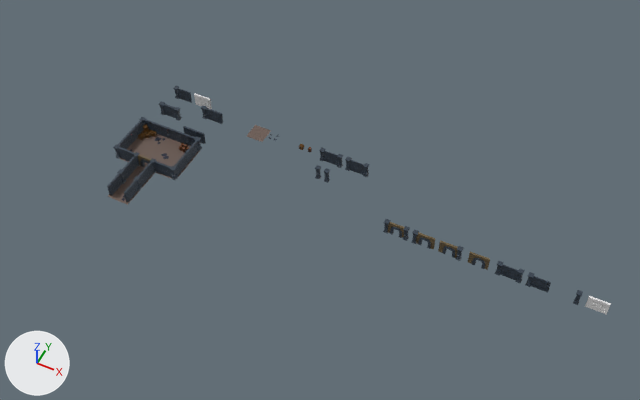
The Blender file 7_Dungeon/Pillar.blend, before and after one commit.
Before and after are seen from a 50 mm lens placed at (87.9, -104.0, 134.4), pointed at (35.6, 0.7, 3.5). Arrows for +X, +Y and +Z are at lower left; the lights stay in place.
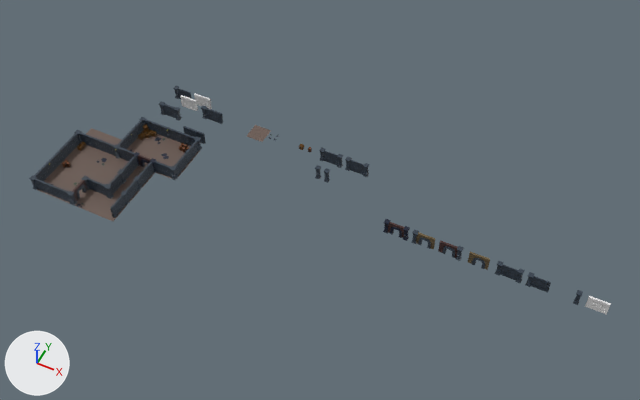
Boxes (x1, y1, x2, y2) around the edits, measured in the pictures (640 x 400 px):
'Floor Main.010', added (brown)
    after: (75, 189, 106, 213)
'Floor Main.017', added
    after: (83, 150, 116, 173)
'Floor Main.009', added
    after: (93, 197, 127, 221)
'Floor Main.013', added
    after: (51, 158, 82, 180)
'Floor Main.012', added
    after: (68, 165, 101, 184)
'Floor Main.019', added
    after: (66, 146, 96, 165)
'Wall 3.013', added
    after: (87, 178, 114, 199)
'Floor Main.016', added
    after: (102, 158, 128, 178)
'Wall 3.012', added
    after: (110, 190, 130, 218)
'Wall 3.010', added
    after: (52, 185, 77, 206)
'Wall 4.012', added
    after: (46, 148, 66, 173)
'Wall 4.011', added
    after: (61, 133, 80, 157)
'Wall 3.009', added
    after: (29, 164, 51, 190)
'Wall 4.013', added
    after: (95, 138, 117, 156)
'Floor Main.014', added
    after: (37, 174, 67, 196)
'Door 3.001', added
    after: (72, 176, 89, 202)
'Wall 3.011', added
    after: (74, 130, 97, 149)
'Wall 4.010', added
    after: (34, 178, 55, 196)
'Wall 4.014', added
    after: (180, 95, 198, 111)
'Floor Main.020', added
    after: (86, 128, 110, 150)
'Floor Main.015', added
    after: (90, 173, 114, 196)
'Floor Main.011', added
    after: (52, 180, 83, 204)
'Floor Main.018', added
    after: (97, 135, 121, 157)

Diff of the bpy script that builds the scene:
```diff
--- a/7_Dungeon/Pillar.blend.py
+++ b/7_Dungeon/Pillar.blend.py
@@ ob_wall_3_013 @@
+ob_wall_3_013 = bpy.data.objects.new('Wall 3.013', me_cube_010)
+ob_wall_3_013.location = (-4.5, -14.7, 0.0)
+ob_wall_3_013.rotation_euler = (0.0, 0.0, 11.0)  # degrees (0, 0, 270)
+ob_wall_3_013.scale = (0.5, 0.632, 0.55)
@@ ob_wall_3_012 @@
+ob_wall_3_012 = bpy.data.objects.new('Wall 3.012', me_cube_014)
+ob_wall_3_012.location = (-0.5, -14.7, 0.0)
+ob_wall_3_012.rotation_euler = (0.0, 0.0, 6.283)  # degrees (0, 0, 360)
+ob_wall_3_012.scale = (0.5, 0.536, 0.55)
@@ ob_wall_3_011 @@
+ob_wall_3_011 = bpy.data.objects.new('Wall 3.011', me_cube_010)
+ob_wall_3_011.location = (-19.5, -4.5, 0.0)
+ob_wall_3_011.rotation_euler = (0.0, 0.0, 1.571)  # degrees (0, 0, 90)
+ob_wall_3_011.scale = (0.5, 0.536, 0.55)
@@ ob_wall_3_010 @@
+ob_wall_3_010 = bpy.data.objects.new('Wall 3.010', me_cube_010)
+ob_wall_3_010.location = (-10.0, -19.5, 0.0)
+ob_wall_3_010.rotation_euler = (0.0, 0.0, 4.712)  # degrees (0, 0, 270)
+ob_wall_3_010.scale = (0.5, 0.536, 0.55)
@@ ob_wall_3_009 @@
+ob_wall_3_009 = bpy.data.objects.new('Wall 3.009', me_cube_011)
+ob_wall_3_009.location = (-19.5, -19.5, 0.0)
+ob_wall_3_009.rotation_euler = (0.0, 0.0, 3.142)  # degrees (0, 0, 180)
+ob_wall_3_009.scale = (0.5, 0.536, 0.55)
@@ ob_floor_main_020 @@
+ob_floor_main_020 = bpy.data.objects.new('Floor Main.020', me_plane_007)
+ob_floor_main_020.location = (-17.5, -2.5, 0.0)
+ob_floor_main_020.scale = (1.25, 1.25, 1.0)
@@ ob_floor_main_019 @@
+ob_floor_main_019 = bpy.data.objects.new('Floor Main.019', me_plane_007)
+ob_floor_main_019.location = (-17.5, -7.5, 0.0)
+ob_floor_main_019.scale = (1.25, 1.25, 1.0)
@@ ob_floor_main_018 @@
+ob_floor_main_018 = bpy.data.objects.new('Floor Main.018', me_plane_007)
+ob_floor_main_018.location = (-12.5, -2.5, 0.0)
+ob_floor_main_018.scale = (1.25, 1.25, 1.0)
@@ ob_floor_main_017 @@
+ob_floor_main_017 = bpy.data.objects.new('Floor Main.017', me_plane_007)
+ob_floor_main_017.location = (-12.5, -7.5, 0.0)
+ob_floor_main_017.scale = (1.25, 1.25, 1.0)
@@ ob_floor_main_016 @@
+ob_floor_main_016 = bpy.data.objects.new('Floor Main.016', me_plane_007)
+ob_floor_main_016.location = (-7.5, -7.5, 0.0)
+ob_floor_main_016.scale = (1.25, 1.25, 1.0)
@@ ob_floor_main_015 @@
+ob_floor_main_015 = bpy.data.objects.new('Floor Main.015', me_plane_007)
+ob_floor_main_015.location = (-7.5, -12.5, 0.0)
+ob_floor_main_015.scale = (1.25, 1.25, 1.0)
@@ ob_floor_main_014 @@
+ob_floor_main_014 = bpy.data.objects.new('Floor Main.014', me_plane_007)
+ob_floor_main_014.location = (-17.5, -17.5, 0.0)
+ob_floor_main_014.scale = (1.25, 1.25, 1.0)
@@ ob_floor_main_013 @@
+ob_floor_main_013 = bpy.data.objects.new('Floor Main.013', me_plane_007)
+ob_floor_main_013.location = (-17.5, -12.5, 0.0)
+ob_floor_main_013.scale = (1.25, 1.25, 1.0)
@@ ob_floor_main_012 @@
+ob_floor_main_012 = bpy.data.objects.new('Floor Main.012', me_plane_007)
+ob_floor_main_012.location = (-12.5, -12.5, 0.0)
+ob_floor_main_012.scale = (1.25, 1.25, 1.0)
@@ ob_floor_main_011 @@
+ob_floor_main_011 = bpy.data.objects.new('Floor Main.011', me_plane_007)
+ob_floor_main_011.location = (-12.5, -17.5, 0.0)
+ob_floor_main_011.scale = (1.25, 1.25, 1.0)
@@ ob_floor_main_010 @@
+ob_floor_main_010 = bpy.data.objects.new('Floor Main.010', me_plane_007)
+ob_floor_main_010.location = (-7.5, -17.5, 0.0)
+ob_floor_main_010.scale = (1.25, 1.25, 1.0)
@@ ob_floor_main_009 @@
+ob_floor_main_009 = bpy.data.objects.new('Floor Main.009', me_plane_007)
+ob_floor_main_009.location = (-2.5, -17.5, 0.0)
+ob_floor_main_009.scale = (1.25, 1.25, 1.0)
@@ ob_door_3_001 @@
+ob_door_3_001 = bpy.data.objects.new('Door 3.001', me_cube_015)
+ob_door_3_001.location = (-10.0, -14.8, 0.0)
+ob_door_3_001.rotation_euler = (0.0, 0.0, 3.142)  # degrees (0, 0, 180)
+ob_door_3_001.scale = (0.5, 0.544, 0.55)
@@ ob_wall_4_012 @@
+ob_wall_4_012 = bpy.data.objects.new('Wall 4.012', me_plane_004)
+ob_wall_4_012.location = (-19.5, -12.4, 0.0)
+ob_wall_4_012.rotation_euler = (0.0, 0.0, 1.571)  # degrees (0, 0, 90)
+ob_wall_4_012.scale = (1.3, 1.0, 1.0)
@@ ob_wall_4_011 @@
+ob_wall_4_011 = bpy.data.objects.new('Wall 4.011', me_plane_004)
+ob_wall_4_011.location = (-19.5, -7.4, 0.0)
+ob_wall_4_011.rotation_euler = (0.0, 0.0, 1.571)  # degrees (0, 0, 90)
+ob_wall_4_011.scale = (1.25, 1.0, 1.0)
@@ ob_wall_4_010 @@
+ob_wall_4_010 = bpy.data.objects.new('Wall 4.010', me_plane_002)
+ob_wall_4_010.location = (-16.9, -19.5, 0.0)
+ob_wall_4_010.scale = (1.25, 1.0, 1.0)
@@ ob_wall_4_014 @@
+ob_wall_4_014 = bpy.data.objects.new('Wall 4.014', me_plane_015)  # 147 vertices, 120 faces; spans x -2.01..1.99, y -0.2..0.0, z 0.0..2.94; in mat_material_009 (its picture is missing); modifiers MIRROR
+ob_wall_4_014.location = (-4.2, 15.1, 0.0)
@@ ob_wall_4_013 @@
+ob_wall_4_013 = bpy.data.objects.new('Wall 4.013', me_plane_013)  # 291 vertices, 240 faces; spans x -2.01..1.99, y -0.2..0.2, z 0.0..2.94; in mat_material (its picture is missing)
+ob_wall_4_013.location = (-12.4, -4.5, 0.0)
+ob_wall_4_013.rotation_euler = (0.0, 0.0, 3.142)  # degrees (0, 0, 180)
+ob_wall_4_013.scale = (1.3, 1.0, 1.0)
```
